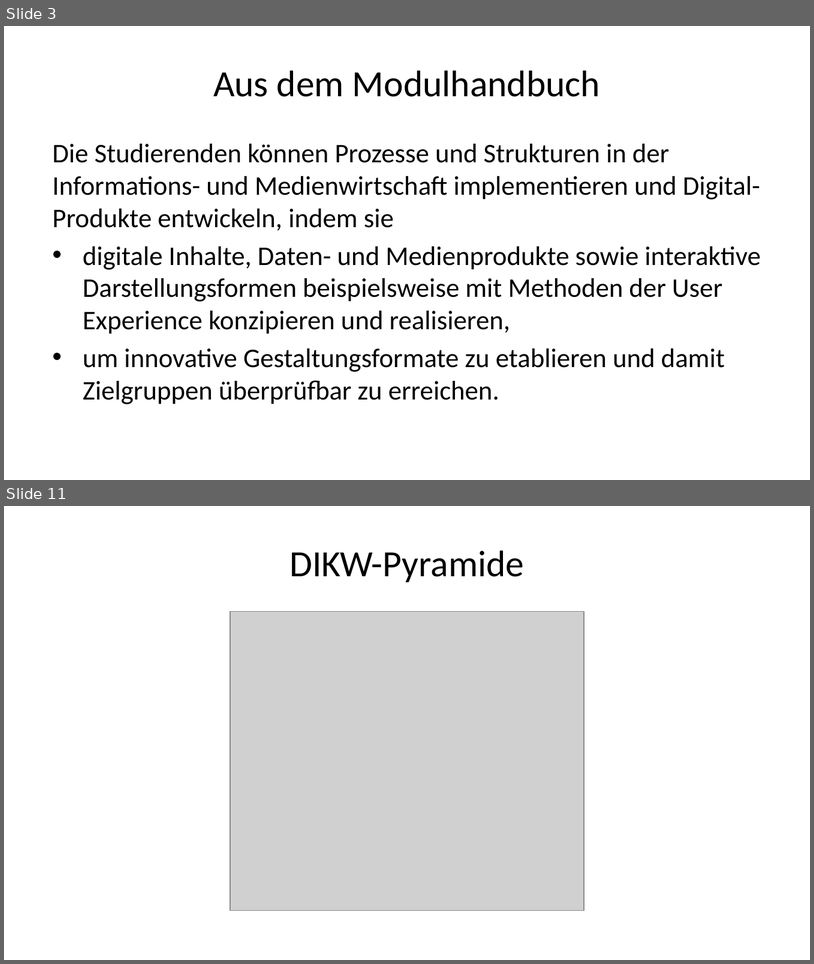
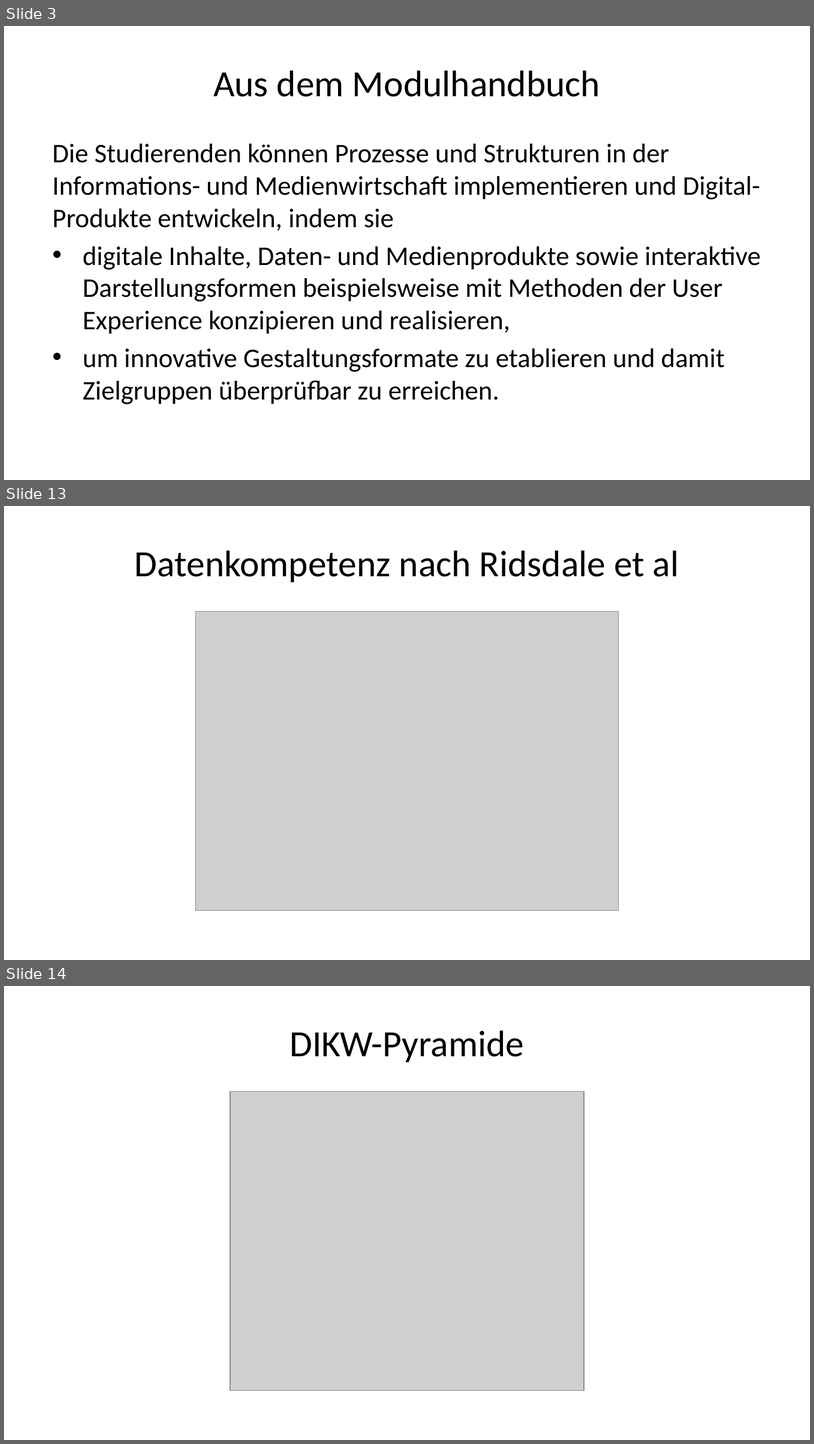
Before and after one commit to daswesen/digitale-inhalte, a slide deck: gdi.pptx. Shown one above the other, each under a label of ours: slides 3 and 11 before the commit, slides 3, 13 and 14 after it; the slides between them are not shown. The pictures are 814x964 and 814x1444 pixels, drawn with LibreOffice and Linux fonts; fonts in the diff are those of the drawing; grey boxes stand for pictures. Boxes give left, top, right and bottom in pixels: in the first picture for what was removed or moved away, otherwise in the second. Text is boxed around its words. In the diff, an @@ line names an element or a change of style, - is before the commit and + after.

```diff
--- a/gdi.pptx
+++ b/gdi.pptx
@@ slide 13 added at box(4, 506, 810, 960), background #FFFFFF @@
@@ title added at box(135, 550, 680, 582), 33 pt, text #000000 @@
+Datenkompetenz nach Ridsdale et al
@@ picture added at box(196, 612, 619, 911) @@
@@ what was slide 11 is now slide 14 @@
```
Also in this commit, not shown: 9 slides changed, 3 other slides added, 4 slides removed, 2 other files.
